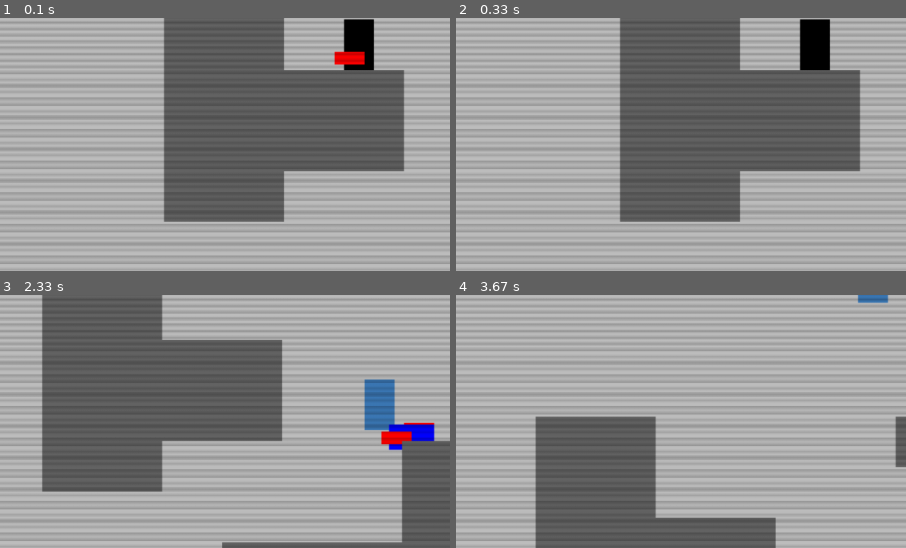
Above: before the commit, frames 1-4 (two rows, left to right).
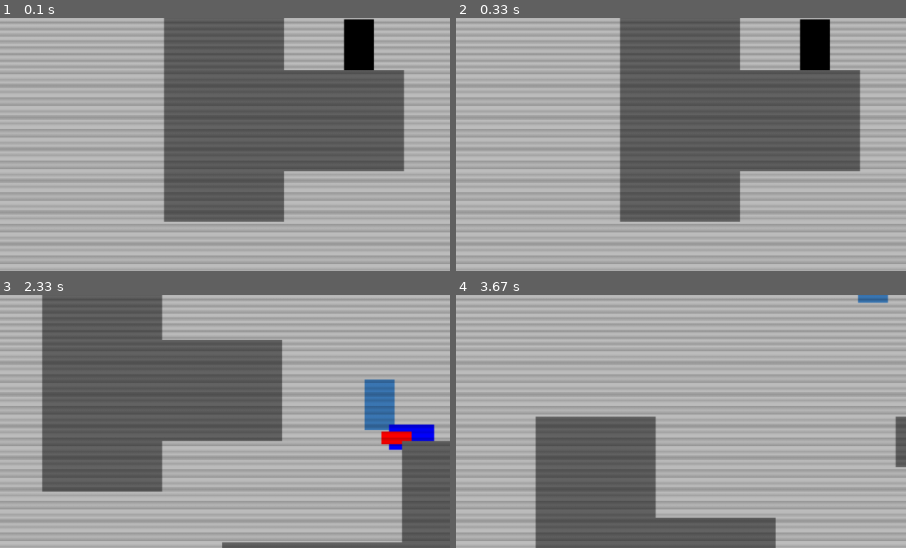
Above: after the commit, the same moments.

Repository: JingShing-Game-prototype/2D-Platformer-Pygame-Prototype
Game: pygame game, started from script/main.py
Same seed, same stepped clock (60 frames per second), same inputs: the game is played once before the commit and once after it.
Inputs:
- Up to frame 1 (0.1 s): no input
- Up to frame 2 (0.33 s): no input
- Up to frame 3 (2.33 s): tap Space at 0.33, 0.73, 1.03, 1.23, 1.53, 1.73, 2.03, 2.3 s; hold Right 0.67-1.13 s; hold Right 1.17-1.63 s; hold D 1.17-1.63 s; hold Left 1.67-2.2 s; hold A 1.67-2.2 s; hold Left from 2.23 s (still down); hold A from 2.23 s (still down)
- Up to frame 4 (3.67 s): tap Space at 2.6, 2.73, 3.03, 3.4 s; release Left at 2.63 s; release A at 2.63 s; hold Right 2.67-3.3 s; hold D 2.67-3.3 s; hold Left from 3.33 s (still down); hold A from 3.33 s (still down)
The pictures show only the part of the screen within x 3-53%, y 40-90%; the shares and areas given below are measured in that part.

The runs differ from the first frame. In frame 1, 0.4% of the frame differs, in the area x 74-82%, y 13-19%; in frame 2, nothing differs; in frame 3, less than 0.1%; in frame 4, nothing differs.

Commit message:
Add files via upload

Diff:
--- a/script/debug.py
+++ b/script/debug.py
@@ -1,9 +1,8 @@
 import pygame
-from settings import screen
 pygame.init()
 font = pygame.font.Font(None,30)
 
-def debug(info, x = 10, y = 10):
+def debug(info, x = 10, y = 10, screen = None):
     debug_surf = font.render(str(info),True,'White')
     debug_rect = debug_surf.get_rect(topleft = (x,y))
     pygame.draw.rect(screen,'Black',debug_rect)
--- /dev/null
+++ b/script/entity.py
@@ -0,0 +1,142 @@
+import pygame
+from random import randint
+from settings import resource_path, map_width, map_height
+
+# for player or enemy
+class Entity(pygame.sprite.Sprite):
+    def __init__(self, groups):
+        super().__init__(groups)
+        self.used_groups = groups
+        self.object_type = 'entity'
+        self.type = None
+        self.frame_index = 0
+        self.animation_speed = 0.15
+
+        # status
+        self.invinsible = False
+        self.invinsible_time = None
+        self.invinsible_duration = 500
+        self.or_health = 100
+        self.health = self.or_health
+        self.status = 'idle'
+        self.crouch = False
+        self.flip = False
+        # not flip is right
+        # flip is left
+        self.on_ground = False
+        self.on_ceiling = False
+        self.on_left = False
+        self.on_right = False
+
+        # movement
+        self.direction = pygame.math.Vector2(0, 0)
+        self.or_speed = 8
+        self.speed = self.or_speed
+        self.or_gravity = 0.8
+        self.gravity = self.or_gravity
+        self.or_jump_speed = -16
+        self.jump_speed = self.or_jump_speed
+
+    def run_dust_animation(self):
+        if self.status == 'run' and self.on_ground:
+            # self.dust_frame_index += self.dust_animation_speed
+            # if self.dust_frame_index >= len(self.dust_run_particles):
+            #     self.dust_frame_index = 0
+            # dust_particle = self.dust_run_particles[int(self.dust_frame_index)] if not self.flip else pygame.transform.flip(self.dust_run_particles[int(self.dust_frame_index)], True, False)
+            # pos = self.rect.bottomleft - pygame.math.Vector2(6, 10) if not self.flip else self.rect.bottomright - pygame.math.Vector2(6, 10)
+            self.create_jump_or_run_particles(self.rect.midbottom, 'run')
+
+    def get_status(self):
+        if self.direction.y < 0:
+            self.status = 'jump'
+        elif self.direction.y > self.gravity+0.1:
+            self.status = 'fall'
+        else:
+            if self.direction.x !=0:
+                self.status = 'run'
+            else:
+                self.status = 'idle'
+
+    def apply_gravity(self):
+        self.direction.y += self.gravity
+        self.rect.y += self.direction.y
+
+    def jump(self):
+        self.direction.y = self.jump_speed
+
+    def move(self):
+        self.rect.x += self.direction.x * self.speed
+        self.collision('horizontal')
+        self.apply_gravity()
+        self.collision('vertical')
+        self.over_border()
+
+    def over_border(self):
+        # if out map it's a loop
+        if self.rect.y < -100 and self.direction.y < 0:
+            self.rect.y = 0
+            self.direction.y = 0
+        elif self.rect.y > map_height + 200:
+            self.rect.y -= 1000
+            self.direction.y = 0
+        if self.rect.x > map_width + 500:
+            self.rect.x = 0
+        elif self.rect.x < 0 - 500:
+            self.rect.x = map_width
+
+    def collision(self, direction):
+        for sprite in self.obstacle_sprites:
+            if sprite == self:
+                pass
+            else:
+                if direction == 'horizontal':
+                    if sprite.rect.colliderect(self.rect):
+                        if self.direction.x < 0:
+                            self.rect.left = sprite.rect.right
+                            self.on_left = True
+                            self.current_x = self.rect.left
+                        if self.direction.x > 0:
+                            self.rect.right = sprite.rect.left
+                            self.on_right = True
+                            self.current_x = self.rect.right
+
+                    if self.on_left and (self.rect.left < self.current_x or self.direction.x >= 0):
+                        self.on_left = False
+                    if self.on_right and (self.rect.right > self.current_x or self.direction.x <= 0):
+                        self.on_right = False
+
+                elif direction == 'vertical':
+                    if sprite.rect.colliderect(self.rect):
+                        if self.direction.y > 0:
+                            self.rect.bottom = sprite.rect.top
+                            self.direction.y = 0
+                            self.on_ground = True
+                        elif self.direction.y < 0:
+                            self.rect.top = sprite.rect.bottom
+                            self.direction.y = 0
+                            self.on_ceiling = True
+
+            if self.on_ground and self.direction.y < 0 or self.direction.y > 1:
+                self.on_ground = False
+            if self.on_ceiling and self.direction.y > 0.1:
+                self.on_ceiling = False
+
+    def common_cooldown(self):
+        now = pygame.time.get_ticks()
+        if self.invinsible:
+            if now - self.invinsible_time > self.invinsible_duration:
+                self.invinsible = False
+
+    def get_damage(self, value):
+        if not self.invinsible:
+            self.health -= value
+            if self.health <= 0:
+                # create body flesh
+                for _ in range(randint(5, 10)):
+                    self.create_flesh(self.rect.center)
+                self.move_to_object_pool(self.weapon)
+                # self.weapon.kill()
+                self.move_to_object_pool(self)
+            else:
+                self.invinsible = True
+                self.invinsible_time = pygame.time.get_ticks()
--- a/script/level.py
+++ b/script/level.py
@@ -15,7 +15,7 @@
         self.current_x = 0
 
         # sprite group
-        self.visible_sprites = YSortCameraGroup()
+        self.visible_sprites = YSortCameraGroup(self.display_surface)
         self.obstacle_sprites = pygame.sprite.Group()
         self.tiles = pygame.sprite.Group()
         # single group for single player
@@ -57,6 +57,7 @@
                 if cell == 'X':
                     Tile((x, y),
                     [self.visible_sprites,
+                    self.obstacle_sprites,
                     self.tiles
                     ],
                     tile_size)
@@ -67,110 +68,32 @@
                     else:
                         Player((x, y),
                         [self.visible_sprites,
+                        self.obstacle_sprites,
                         self.player],
-                        self.display_surface,
+                        self.obstacle_sprites,
                         self.create_jump_or_run_particles)
-
-    def scroll_screen(self, direction):
-        # camera
-        if direction == 'x':
-            player = self.player.sprite
-            player_x = player.rect.centerx
-            direction_x = player.direction.x
-
-            if player_x < screen_width/4 and direction_x < 0:
-                self.world_shift.x = 8
-                player.speed = 0
-            elif player_x > screen_width - (screen_width/4) and direction_x > 0:
-                self.world_shift.x = -8
-                player.speed = 0
-            else:
-                self.world_shift.x = 0
-                player.speed = player.or_speed
-
-        if direction == 'y':
-            player = self.player.sprite
-            player_y = player.rect.centery
-            direction_y = player.direction.y
-
-            if player_y < screen_height/4 and direction_y < 0:
-                self.world_shift.y = 8
-                player.jump_speed = 0
-            elif player_y > screen_height - (screen_height/4) and direction_y > 0:
-                self.world_shift.y = -8
-                player.jump_speed = 0
-            else:
-                self.world_shift.y = 0
-                player.jump_speed = player.or_jump_speed
-
-    def player_movement_collision(self, direction):
-        if direction == 'horizontal':
-            player = self.player.sprite
-            player.rect.x += player.direction.x * player.speed
-
-            for sprite in self.tiles.sprites():
-                if sprite.rect.colliderect(player.rect):
-                    if player.direction.x < 0:
-                        player.rect.left = sprite.rect.right
-                        player.on_left = True
-                        self.current_x = player.rect.left
-                    if player.direction.x > 0:
-                        player.rect.right = sprite.rect.left
-                        player.on_right = True
-                        self.current_x = player.rect.right
-
-            if player.on_left and (player.rect.left < self.current_x or player.direction.x >= 0):
-                player.on_left = False
-            if player.on_right and (player.rect.right > self.current_x or player.direction.x <= 0):
-                player.on_right = False
-
-        elif direction == 'vertial':
-            player = self.player.sprite
-            player.apply_gravity()
-
-            for sprite in self.tiles.sprites():
-                if sprite.rect.colliderect(player.rect):
-                    if player.direction.y > 0:
-                        player.rect.bottom = sprite.rect.top
-                        player.direction.y = 0
-                        player.on_ground = True
-                    elif player.direction.y < 0:
-                        player.rect.top = sprite.rect.bottom
-                        player.direction.y = 0
-                        player.on_ceiling = True
-
-            if player.on_ground and player.direction.y < 0 or player.direction.y > 1:
-                player.on_ground = False
-            if player.on_ceiling and player.direction.y > 0.1:
-                player.on_ceiling = False
-
-    def player_over_ground(self):
-        if self.player.sprite.rect.y > self.display_surface.get_height():
-            self.setup_level(self.level_data) # keep body
 
     def run(self):
         self.visible_sprites.custom_draw(self.player.sprite)
         self.visible_sprites.update()
-        self.player_movement_collision(direction='horizontal')
         self.get_player_on_ground()
-        self.player_movement_collision(direction='vertial')
         self.create_landing_dust()
-        self.player_over_ground()
-
-        debug(str(self.player.sprite.rect))
-
-from settings import screen, screen_height, screen_width
+
+        debug(str(self.player.sprite.rect), screen = self.display_surface)
+
+from settings import screen_height, screen_width
 class YSortCameraGroup(pygame.sprite.Group):
     # in godot we call it YSort to make 2.5D
-    def __init__(self):
+    def __init__(self, screen):
         # general setup
         super().__init__()
+        self.screen = screen
 
         # camera offset
         self.offset = pygame.math.Vector2()
         # to stay player in middle of screen. cut it half.
-        self.half_screen_width = screen.get_size()[0]//2
-        self.half_screen_height = screen.get_size()[1]//2
+        self.half_screen_width = screen_width//2
+        self.half_screen_height = screen_height//2
         # //2 to get divide 2 result in int
 
         # box camera setup
@@ -178,8 +101,8 @@
         self.camera_borders = {'left': 400, 'right': 400, 'top': 200, 'bottom': 200}
         camera_boarders_left = self.camera_borders['left']
         camera_boarders_top = self.camera_borders['top']
-        camera_boarders_width = screen.get_size()[0]  - (self.camera_borders['left'] + self.camera_borders['right'])
-        camera_boarders_height = screen.get_size()[1]  - (self.camera_borders['top'] + self.camera_borders['bottom'])
+        camera_boarders_width = screen_width  - (self.camera_borders['left'] + self.camera_borders['right'])
+        camera_boarders_height = screen_height  - (self.camera_borders['top'] + self.camera_borders['bottom'])
         self.camera_rect = pygame.Rect(camera_boarders_left, camera_boarders_top, camera_boarders_width, camera_boarders_height)
 
         # camera speed
@@ -246,8 +169,8 @@
 
         left_border = self.camera_borders['left']
         top_border = self.camera_borders['top']
-        right_border = screen.get_size()[0] - self.camera_borders['right']
-        bottom_border = screen.get_size()[1] - self.camera_borders['bottom']
+        right_border = screen_width - self.camera_borders['right']
+        bottom_border = screen_height - self.camera_borders['bottom']
 
         if top_border < mouse.y < bottom_border:
             if mouse.x < left_border:
@@ -327,7 +250,7 @@
         scaled_surf  = pygame.transform.scale(self.internal_surface, self.internal_surface_size_vector * self.zoom_scale)
         scaled_rect = scaled_surf.get_rect(center = (self.half_screen_width, self.half_screen_height))
 
-        screen.blit(scaled_surf, scaled_rect)
+        self.screen.blit(scaled_surf, scaled_rect)
 
         # camera box line
         # pygame.draw.rect(screen, 'yellow', self.camera_rect, 5)
--- a/script/main.py
+++ b/script/main.py
@@ -4,6 +4,10 @@
 
 # pygame setup
 pygame.init()
+pygame.display.set_mode(REAL_RES, pygame.DOUBLEBUF|pygame.OPENGL)
+screen = pygame.Surface(VIRTUAL_RES).convert((255, 65280, 16711680, 0))
+crt_shader = Graphic_engine(screen=screen, style=2, VIRTUAL_RES=VIRTUAL_RES)
+
 clock = pygame.time.Clock()
 level = Level(level_data=level_map, surface=screen)
 
--- a/script/player.py
+++ b/script/player.py
@@ -1,9 +1,11 @@
 import pygame
+from entity import Entity
 
-class Player(pygame.sprite.Sprite):
-    def __init__(self, pos, groups, surface, creat_jump_or_run_particles):
+class Player(Entity):
+    def __init__(self, pos, groups, obstacle_sprites, create_jump_or_run_particles):
         super().__init__(groups)
         self.import_character_assets()
+        self.obstacle_sprites = obstacle_sprites
         self.frame_index = 0
         self.animation_speed = 0.15
         self.image = self.animations['idle'][self.frame_index]
@@ -12,8 +14,7 @@
         self.rect = self.image.get_rect(topleft = pos)
 
         # dust particles
-        self.display_surface =  surface
-        self.creat_jump_or_run_particles = creat_jump_or_run_particles
+        self.create_jump_or_run_particles = create_jump_or_run_particles
 
         # player movement
         self.direction = pygame.math.Vector2(0, 0)
@@ -73,15 +74,6 @@
         else:
             self.rect = self.image.get_rect(center = self.rect.center)
 
-    def run_dust_animation(self):
-        if self.status == 'run' and self.on_ground:
-            # self.dust_frame_index += self.dust_animation_speed
-            # if self.dust_frame_index >= len(self.dust_run_particles):
-            #     self.dust_frame_index = 0
-            # dust_particle = self.dust_run_particles[int(self.dust_frame_index)] if not self.flip else pygame.transform.flip(self.dust_run_particles[int(self.dust_frame_index)], True, False)
-            # pos = self.rect.bottomleft - pygame.math.Vector2(6, 10) if not self.flip else self.rect.bottomright - pygame.math.Vector2(6, 10)
-            self.creat_jump_or_run_particles(self.rect.midbottom, 'run')
-
     def get_input(self):
         keys = pygame.key.get_pressed()
         if keys[pygame.K_RIGHT]:
@@ -96,7 +88,7 @@
         if keys[pygame.K_SPACE] and self.on_ground:
             self.gravity = self.or_gravity
             self.jump()
-            self.creat_jump_or_run_particles(self.rect.midbottom)
+            self.create_jump_or_run_particles(self.rect.midbottom)
 
     def get_status(self):
         if self.direction.y < 0:
@@ -109,22 +101,10 @@
             else:
                 self.status = 'idle'
 
-    def apply_gravity(self):
-        self.direction.y += self.gravity
-        self.rect.y += self.direction.y
-
-    def jump(self):
-        self.direction.y = self.jump_speed
-
-    def debug_show_can_jump(self):
-        if self.on_ground:
-            self.image.fill('green')
-        else:
-            self.image.fill('red')
-
     def update(self):
-        # self.debug_show_can_jump()
+        self.common_cooldown()
         self.get_input()
         self.get_status()
         self.animate()
         self.run_dust_animation()
+        self.move()
--- a/script/settings.py
+++ b/script/settings.py
@@ -33,6 +33,9 @@
 REAL_RES = (1280, 720)
 # VIRTUAL_RES = (800, 600)
 # REAL_RES = (800, 600)
-pygame.display.set_mode(REAL_RES, pygame.DOUBLEBUF|pygame.OPENGL)
-screen = pygame.Surface(VIRTUAL_RES).convert((255, 65280, 16711680, 0))
-crt_shader = Graphic_engine(screen=screen, style=2, VIRTUAL_RES=VIRTUAL_RES)
+
+def get_map_width_and_height(map, tile_size):
+	map_width = len(map[0])*tile_size
+	map_height = len(map) * tile_size
+	return map_width, map_height
+map_width, map_height = get_map_width_and_height(level_map, tile_size)
